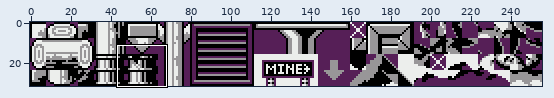
Edited in one commit: sprite sheet (gfx/tileset03.png). Above, an overview of the earlier version with the close-up marked.
Close-up. Before the commit:
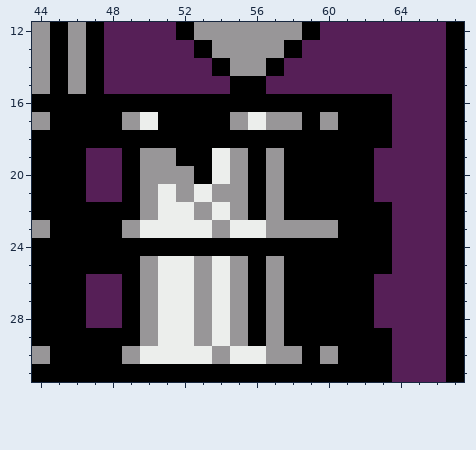
The file is 256x32 pixels. Shown: x 44..67, y 12..31. The commit also changed other parts of the picture, which this record leaves out.
After the commit:
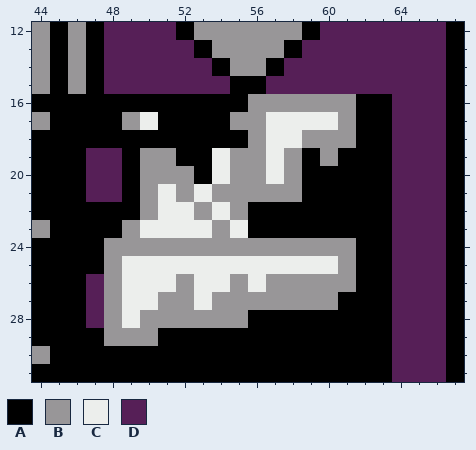
Palette (. is transparent): A #000000  B #989698  C #eceeec  D #561f57
Edits made:
{"y":16,"x":56,"old":"AAAAAA","new":"BBBBBB"}
{"y":17,"x":56,"old":"CBBABA","new":"BCCCCB"}
{"y":18,"x":56,"old":"AAAAAA","new":"BCCBBB"}
{"y":19,"x":56,"old":"ABA","new":"BCB"}
{"y":19,"x":60,"old":"A","new":"B"}
{"y":19,"x":63,"old":"D","new":"A"}
{"y":20,"x":56,"old":"ABA","new":"BCB"}
{"y":20,"x":63,"old":"D","new":"A"}
{"y":21,"x":56,"old":"A","new":"B"}
{"y":21,"x":58,"old":"A","new":"B"}
{"y":21,"x":63,"old":"D","new":"A"}
{"y":22,"x":57,"old":"B","new":"A"}
{"y":23,"x":56,"old":"CBBBB","new":"AAAAA"}
{"y":24,"x":48,"old":"AAAAAAAAAAAAAA","new":"BBBBBBBBBBBBBB"}
{"y":25,"x":48,"old":"AAB","new":"BCC"}
{"y":25,"x":53,"old":"B","new":"C"}
{"y":25,"x":55,"old":"BABAAAA","new":"CCCCCCB"}
{"y":26,"x":48,"old":"DAB","new":"BCC"}
{"y":26,"x":52,"old":"CB","new":"BC"}
{"y":26,"x":56,"old":"A","new":"C"}
{"y":26,"x":58,"old":"AAAA","new":"BBBB"}
{"y":26,"x":63,"old":"D","new":"A"}
{"y":27,"x":48,"old":"DABCCBC","new":"BCCBBCB"}
{"y":27,"x":56,"old":"A","new":"B"}
{"y":27,"x":58,"old":"AAA","new":"BBB"}
{"y":27,"x":63,"old":"D","new":"A"}
{"y":28,"x":48,"old":"DA","new":"BC"}
{"y":28,"x":51,"old":"CC","new":"BB"}
{"y":28,"x":54,"old":"C","new":"B"}
{"y":28,"x":57,"old":"B","new":"A"}
{"y":28,"x":63,"old":"D","new":"A"}
{"y":29,"x":48,"old":"AA","new":"BB"}
{"y":29,"x":51,"old":"CCBCB","new":"AAAAA"}
{"y":29,"x":57,"old":"B","new":"A"}
{"y":30,"x":49,"old":"BCCCCBCCBB","new":"AAAAAAAAAA"}
{"y":30,"x":60,"old":"B","new":"A"}
{"label":"changed","picture_box":[104,94,392,364]}
